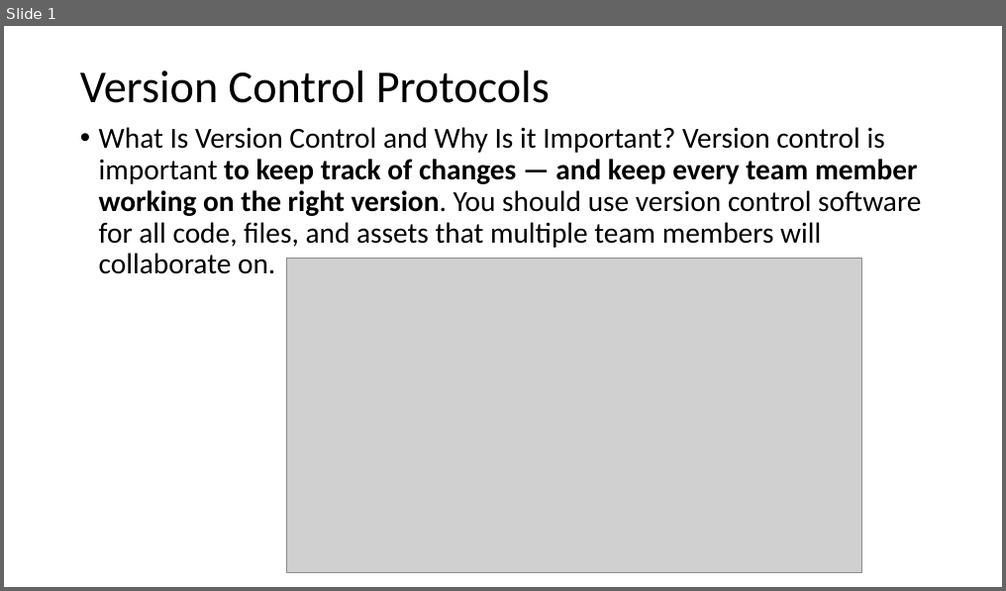
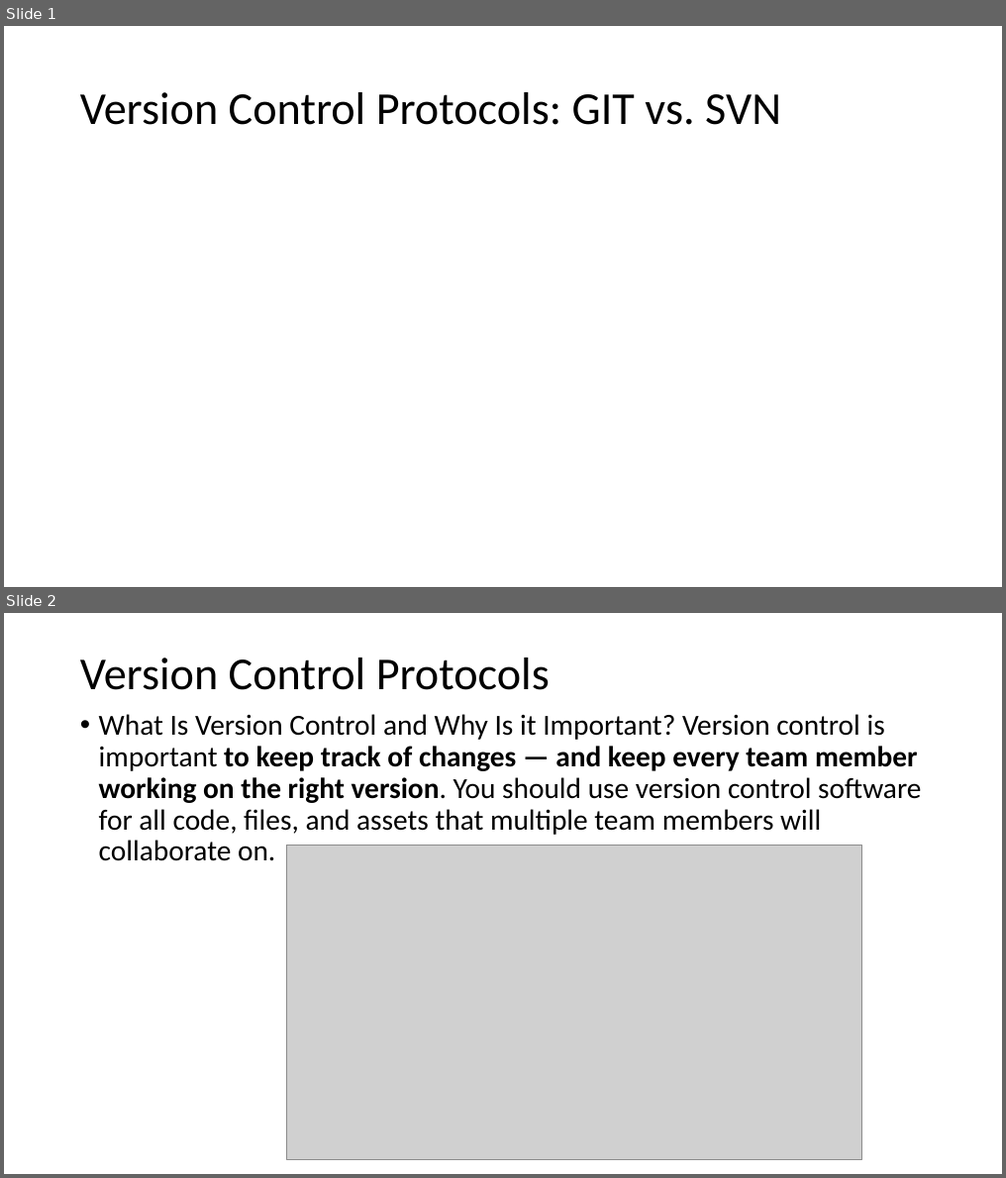
Before and after one commit to mhgulen/Dosyalar, a slide deck: Version Control Protocols.pptx. Shown one above the other, each under a label of ours: slide 1 before the commit, slides 1 and 2 after it. The pictures are 1006x591 and 1006x1178 pixels, drawn with LibreOffice and Linux fonts; fonts in the diff are those of the drawing; grey boxes stand for pictures. Boxes give left, top, right and bottom in pixels: in the first picture for what was removed or moved away, otherwise in the second. Text is boxed around its words. In the diff, an @@ line names an element or a change of style, - is before the commit and + after.

```diff
--- a/Version Control Protocols.pptx
+++ b/Version Control Protocols.pptx
@@ slide 1 added at <box>4,26,1002,587</box>, background #FFFFFF @@
@@ title added at <box>80,92,781,125</box>, 44 pt, text #000000 @@
+Version Control Protocols: GIT vs. SVN
@@ what was slide 1 is now slide 2 @@
```
Also in this commit, not shown: 3 slides changed, 10 other slides added, 2 other files.
